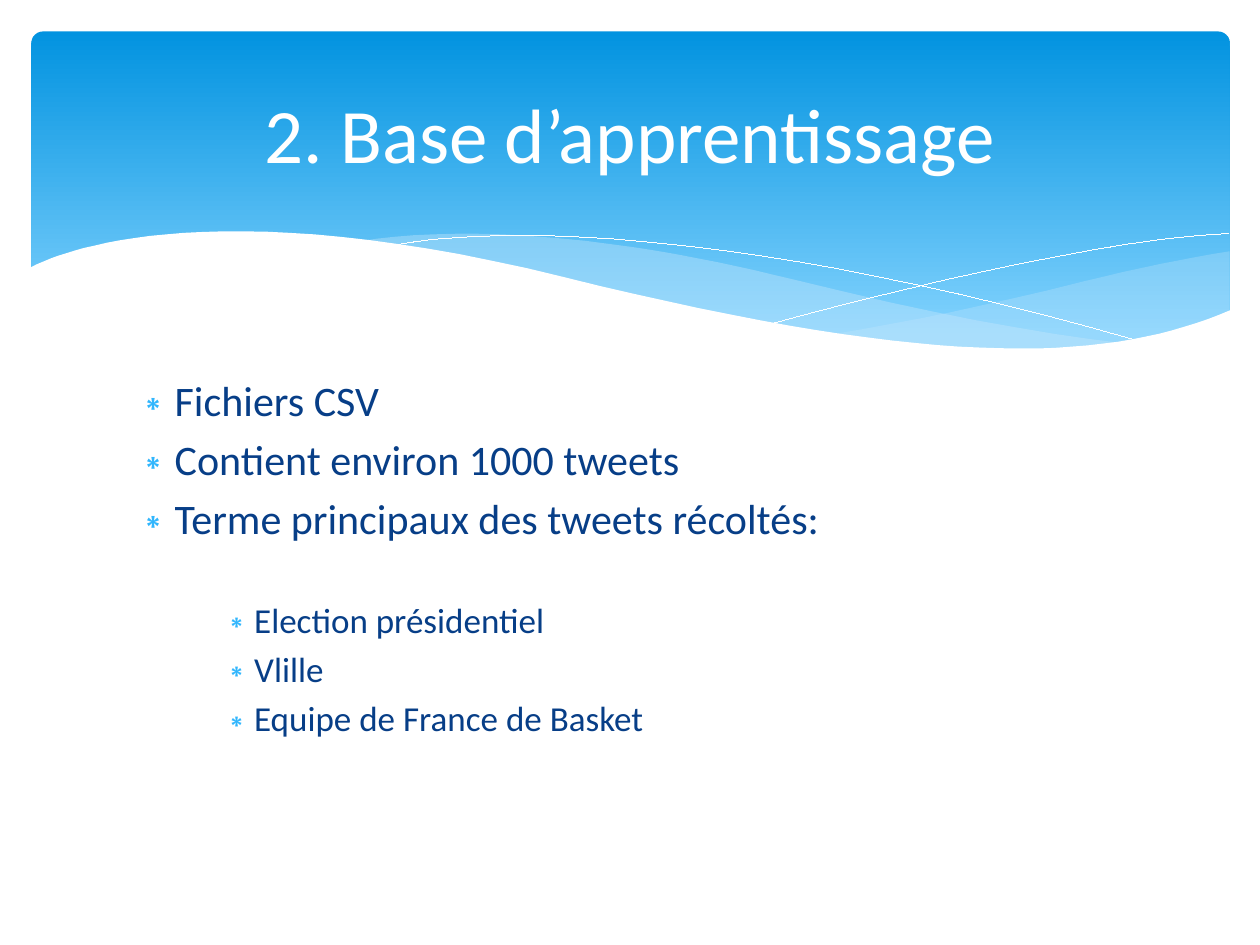
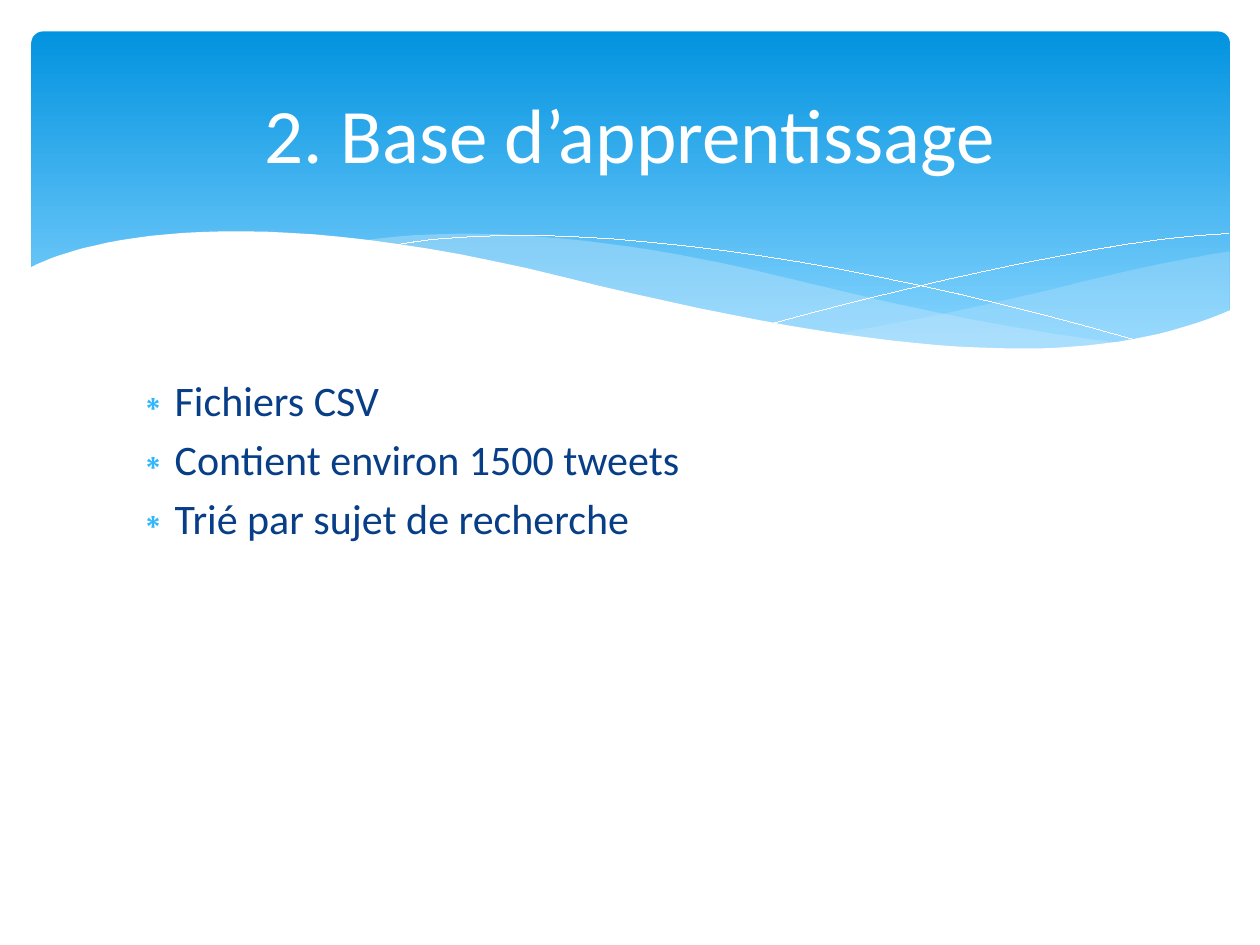
Before and after one commit to m1TP/pje, a slide deck: slide 6 of Soutenance PJE2 TWITTER.pptx. Drawn at 1260x945 pixels with LibreOffice and Linux fonts; fonts in the diff are those of the drawing. Boxes give left, top, right and bottom in pixels: in the first picture for what was removed or moved away, otherwise in the second. Text is boxed around its words. In the diff, an @@ line names an element or a change of style, - is before the commit and + after.

```diff
--- a/Soutenance PJE2 TWITTER.pptx
+++ b/Soutenance PJE2 TWITTER.pptx
@@ text at (175, 446, 679, 542): text changed @@
-∗ Contient environ 1000 tweets
-∗ Terme principaux des tweets récoltés:
-    ∗ Election présidentiel
-    ∗ Vlille
-    ∗ Equipe de France de Basket
+∗ Contient environ 1500 tweets
+∗ Trié par sujet de recherche
```
Also in this commit, not shown: 6 other slides changed, 3 slides added, 8 other files.
